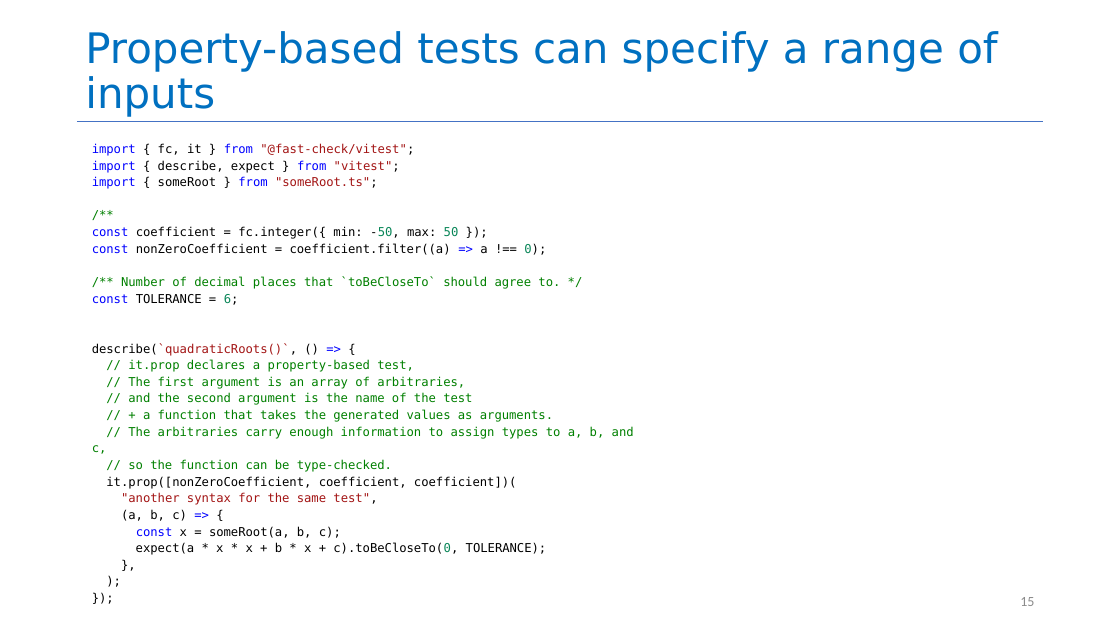
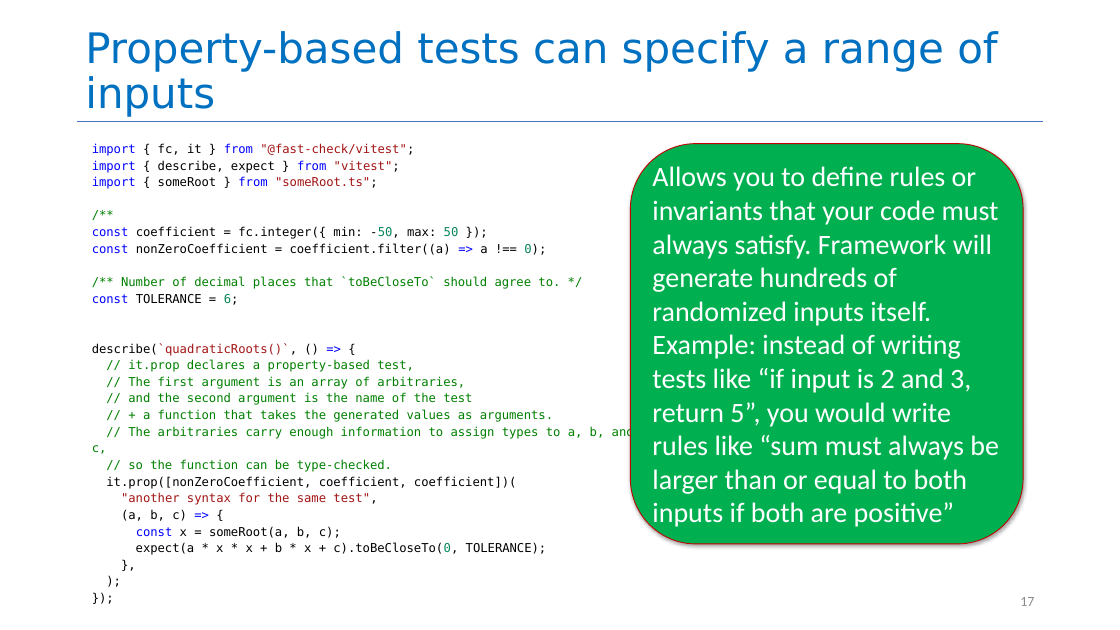
Before and after one commit to neu-se/CS4530-Fall-2026, a slide deck: slide 17 of Slides/Module 03 Unit Testing.pptx (slide 15 before the commit). Drawn at 1120x630 pixels with LibreOffice and Linux fonts; fonts in the diff are those of the drawing. Boxes give left, top, right and bottom in pixels: in the first picture for what was removed or moved away, otherwise in the second. Text is boxed around its words. In the diff, an @@ line names an element or a change of style, - is before the commit and + after.

```diff
--- a/Slides/Module 03 Unit Testing.pptx
+++ b/Slides/Module 03 Unit Testing.pptx
@@ rounded rectangle added at bbox=[630, 144, 1023, 544], fill #00B050, outline #C70000 0.75 pt, 24 pt, text #FFFFFF @@
+Allows you to define rules or invariants that your code must always satisfy. Framework will generate hundreds of randomized inputs itself.
+Example: instead of writing tests like “if input is 2 and 3, return 5”, you would write rules like “sum must always be larger than or equal to both inputs if both are positive”
@@ page number at bbox=[1020, 597, 1034, 606]: text changed @@
-15
+17
```
Also in this commit, not shown: 7 other slides changed, 2 slides added, 1 slide removed, 1 other file.
